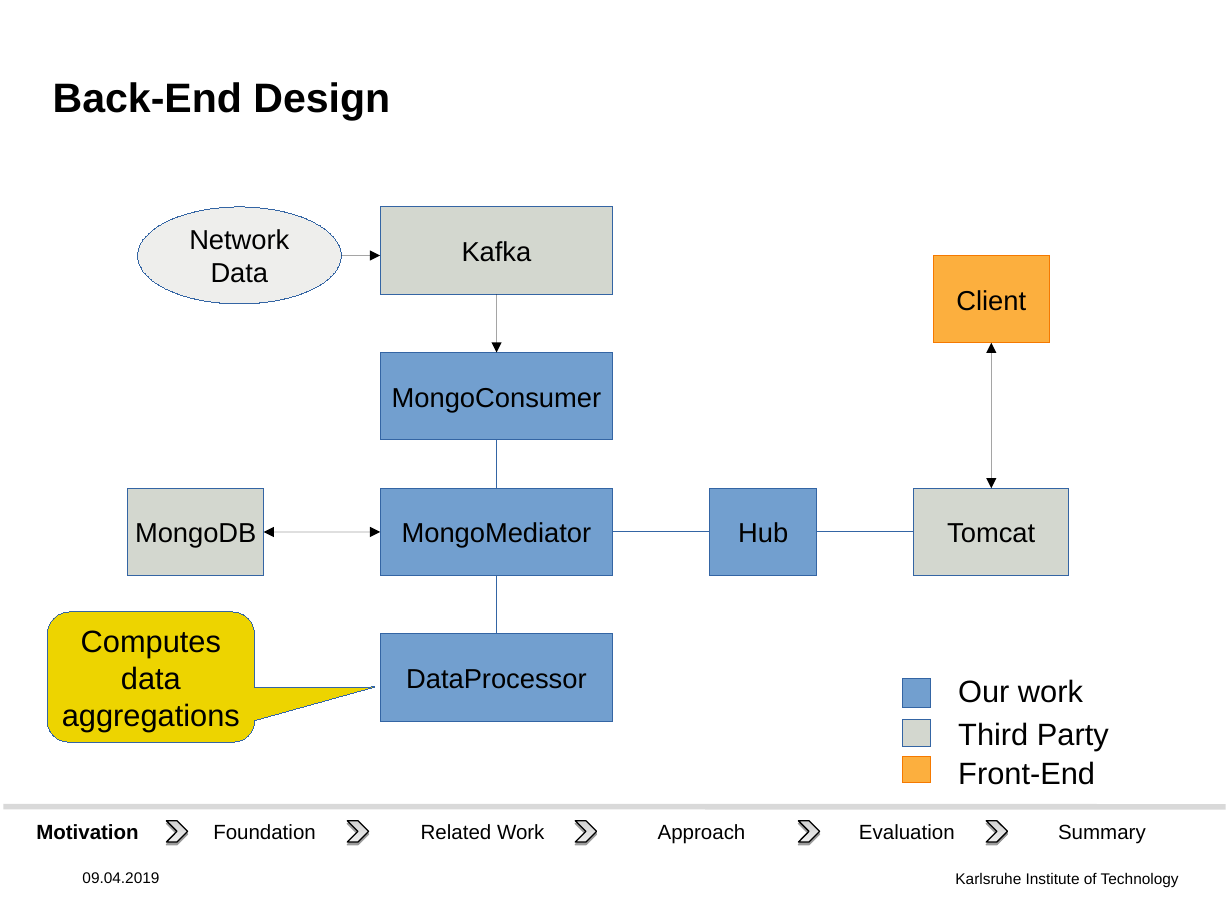
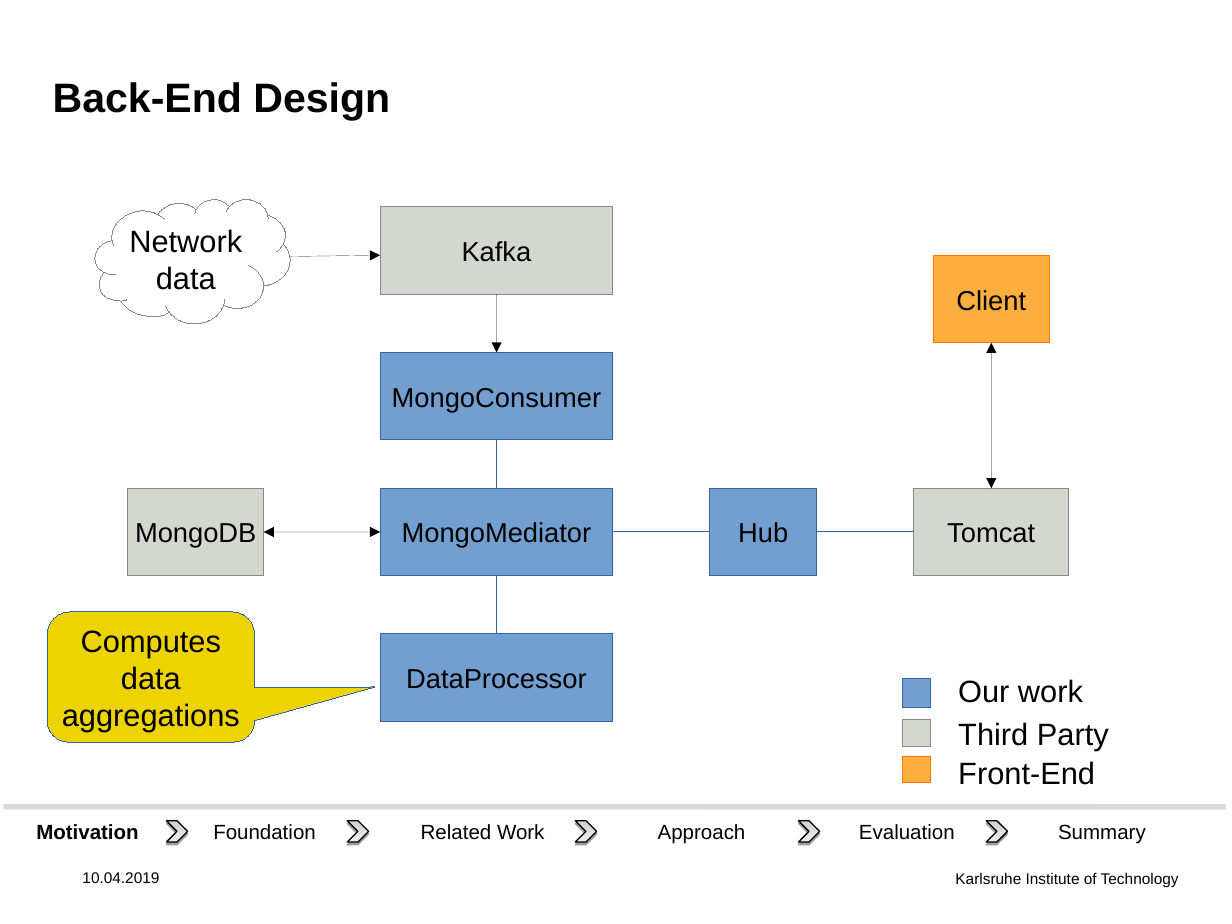
Before and after one commit to DHSTTOS/documents, a slide deck: slide 11 of final_presentation/final-pres3.odp. Drawn at 1232x924 pixels with LibreOffice and Linux fonts; fonts in the diff are those of the drawing; background and template pictures are left out. Boxes give left, top, right and bottom in pixels: in the first picture for what was removed or moved away, otherwise in the second. Text is boxed around its words. In the diff, an @@ line names an element or a change of style, - is before the commit and + after.

```diff
--- a/final_presentation/final-pres3.odp
+++ b/final_presentation/final-pres3.odp
@@ freeform shape added at [95,200,291,324], fill #FFFFFF, outline #888A85 0 pt, 18 pt, text #000000 @@
+Network
+data
@@ ellipse removed at [138,207,341,304] @@
-Network
-Data
@@ arrow moved from (341, 255) - (381, 255) to (291, 256) - (381, 255) @@
@@ outline #3465A4 0 pt to #888A85 0 pt in 4 elements at [381,207,614,294], [128,488,264,575], [914,488,1069,575], [902,719,930,747] @@
@@ text at [82,872,159,883]: text changed @@
-09.04.2019
+10.04.2019
```
Also in this commit, not shown: 20 other slides changed, 1 other file.
